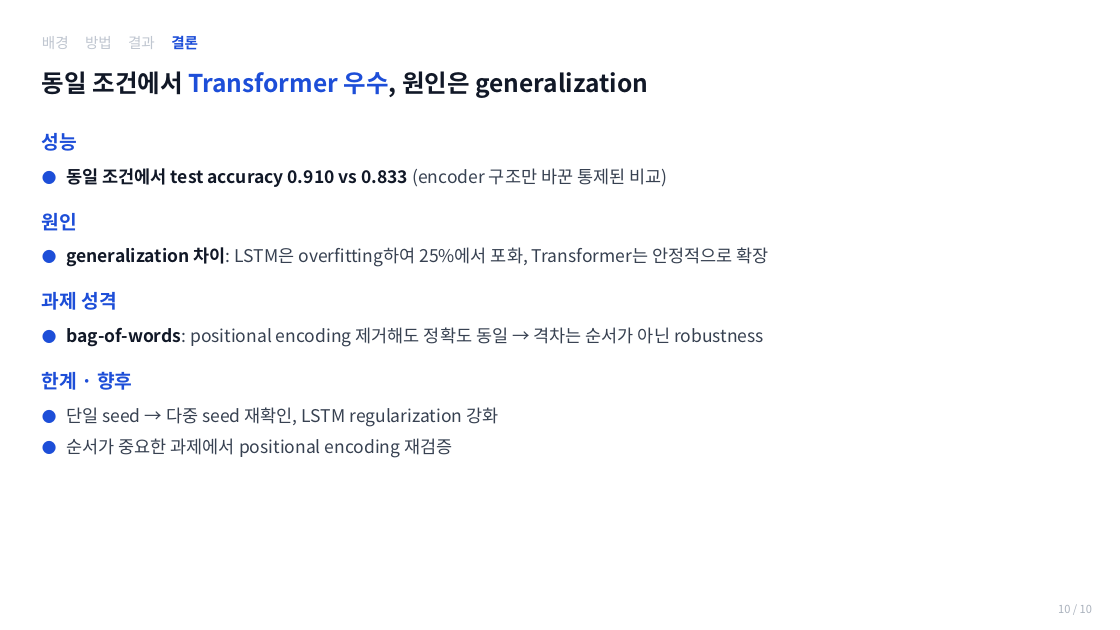
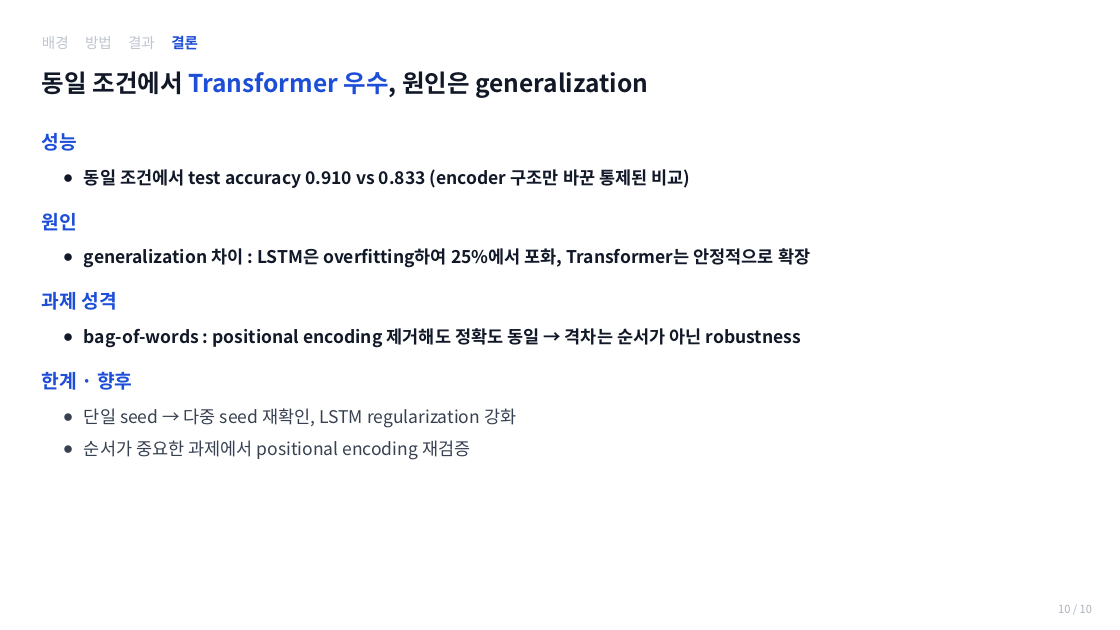
Before and after one commit to jihunz/deeplearning2, a slide deck: slide 10 of term-project-lstm-vs-transformer-agnews/deliverables/5_presentation_v2.pptx. Drawn at 1120x630 pixels with LibreOffice and Linux fonts; fonts in the diff are those of the drawing. Boxes give left, top, right and bottom in pixels: in the first picture for what was removed or moved away, otherwise in the second. Text is boxed around its words. In the diff, an @@ line names an element or a change of style, - is before the commit and + after.

```diff
--- a/term-project-lstm-vs-transformer-agnews/deliverables/5_presentation_v2.pptx
+++ b/term-project-lstm-vs-transformer-agnews/deliverables/5_presentation_v2.pptx
@@ text at (x1=84, y1=169, x2=690, y2=188): text changed @@
-  ● 동일 조건에서 test accuracy 0.910 vs 0.833 (encoder 구조만 바꾼 통제된 비교)
+  ● 동일 조건에서 test accuracy 0.910 vs 0.833 (encoder 구조만 바꾼 통제된 비교)
@@ text at (x1=42, y1=213, x2=132, y2=390): less space between paragraphs @@
@@ text at (x1=84, y1=248, x2=810, y2=268): text changed; text colour #374151 to #111827; bold on @@
-  ● generalization 차이: LSTM은 overfitting하여 25%에서 포화, Transformer는 안정적으로 확장
+  ● generalization 차이 : LSTM은 overfitting하여 25%에서 포화, Transformer는 안정적으로 확장
@@ text at (x1=84, y1=328, x2=801, y2=348): text changed; text colour #374151 to #111827; bold on @@
-  ● bag-of-words: positional encoding 제거해도 정확도 동일 → 격차는 순서가 아닌 robustness
+  ● bag-of-words : positional encoding 제거해도 정확도 동일 → 격차는 순서가 아닌 robustness
@@ text at (x1=84, y1=408, x2=516, y2=460): text changed @@
-  ● 단일 seed → 다중 seed 재확인, LSTM regularization 강화
-  ● 순서가 중요한 과제에서 positional encoding 재검증
+  ● 단일 seed → 다중 seed 재확인, LSTM regularization 강화
+  ● 순서가 중요한 과제에서 positional encoding 재검증
```
Also in this commit, not shown: 8 other slides changed, 1 other file.
